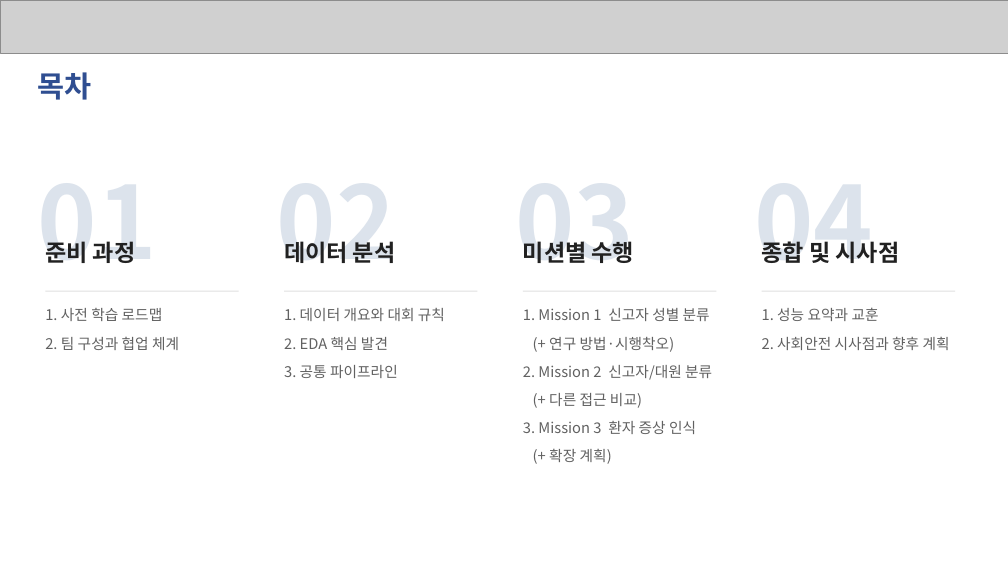
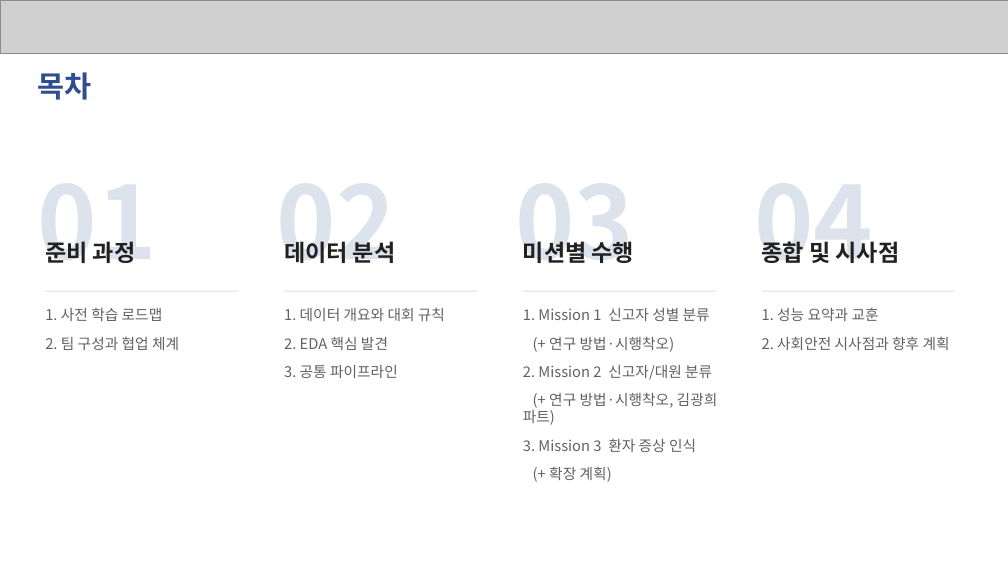
Before and after one commit to eigensinn-dcc2026/prelim, a slide deck: slide 3 of ppt/DCC2026_예선_결과정리.pptx. Drawn at 1008x567 pixels with LibreOffice and Linux fonts; fonts in the diff are those of the drawing; grey boxes stand for pictures. Boxes give left, top, right and bottom in pixels: in the first picture for what was removed or moved away, otherwise in the second. Text is boxed around its words. In the diff, an @@ line names an element or a change of style, - is before the commit and + after.

```diff
--- a/ppt/DCC2026_예선_결과정리.pptx
+++ b/ppt/DCC2026_예선_결과정리.pptx
@@ text at (523, 393, 718, 425): text changed @@
-(+ 다른 접근 비교)
+(+ 연구 방법·시행착오, 김광희 파트)
```
Also in this commit, not shown: 8 other slides changed, 12 slides added, 1 slide removed, 1 other file.
